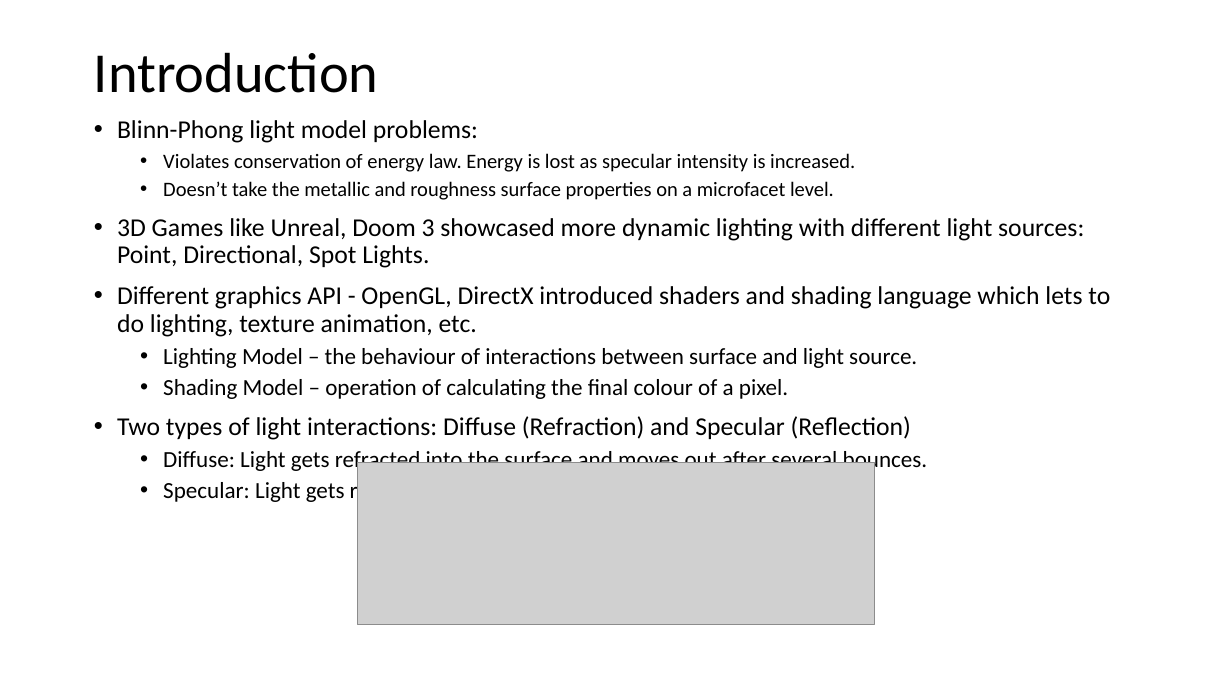
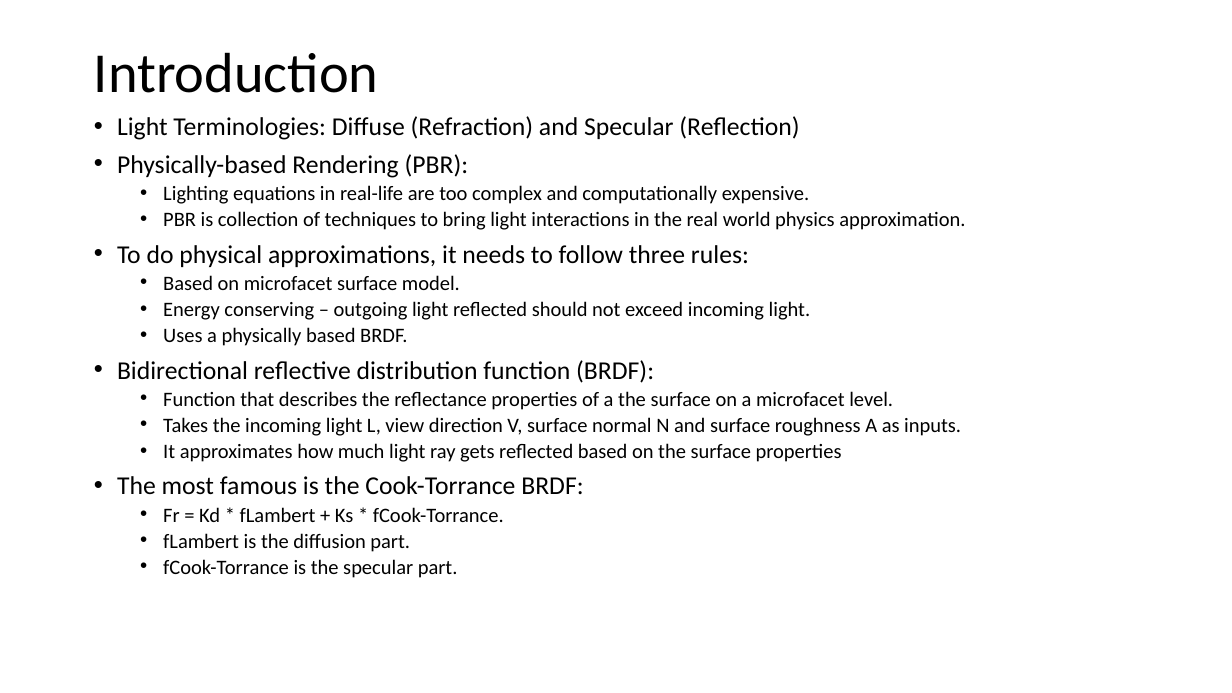
Before and after one commit to JaineshPathak/CSC8599, a slide deck: slide 3 of Docs/Advanced Graphics – Physically Based Rendering.pptx. Drawn at 1232x693 pixels with LibreOffice and Linux fonts; fonts in the diff are those of the drawing; grey boxes stand for pictures. Boxes give left, top, right and bottom in pixels: in the first picture for what was removed or moved away, otherwise in the second. Text is boxed around its words. In the diff, an @@ line names an element or a change of style, - is before the commit and + after.

```diff
--- a/Docs/Advanced Graphics – Physically Based Rendering.pptx
+++ b/Docs/Advanced Graphics – Physically Based Rendering.pptx
@@ text at box(117, 116, 965, 578): text changed; size 20 to 16 pt @@
-• Blinn-Phong light model problems:
-  • Violates conservation of energy law. Energy is lost as specular intensity is increased.
-  • Doesn’t take the metallic and roughness surface properties on a microfacet level.
-• 3D Games like Unreal, Doom 3 showcased more dynamic lighting with different light sources: Point, Directional, Spot Lights.
-• Different graphics API - OpenGL, DirectX introduced shaders and shading language which lets to do lighting, texture animation, etc.
-  • Lighting Model – the behaviour of interactions between surface and light source.
-  • Shading Model – operation of calculating the final colour of a pixel.
-• Two types of light interactions: Diffuse (Refraction) and Specular (Reflection)
-  • Diffuse: Light gets refracted into the surface and moves out after several bounces.
-  • Specular: Light gets reflected.
+• Light Terminologies: Diffuse (Refraction) and Specular (Reflection)
+• Physically-based Rendering (PBR):
+  • Lighting equations in real-life are too complex and computationally expensive.
+  • PBR is collection of techniques to bring light interactions in the real world physics approximation.
+• To do physical approximations, it needs to follow three rules:
+  • Based on microfacet surface model.
+  • Energy conserving – outgoing light reflected should not exceed incoming light.
+  • Uses a physically based BRDF.
+• Bidirectional reflective distribution function (BRDF):
+  • Function that describes the reflectance properties of a the surface on a microfacet level.
+  • Takes the incoming light L, view direction V, surface normal N and surface roughness A as inputs.
+  • It approximates how much light ray gets reflected based on the surface properties
+• The most famous is the Cook-Torrance BRDF:
+  • Fr = Kd * fLambert + Ks * fCook-Torrance.
+  • fLambert is the diffusion part.
+  • fCook-Torrance is the specular part.
@@ picture removed at box(357, 463, 874, 625) @@
```
Also in this commit, not shown: 1 other slide changed.
